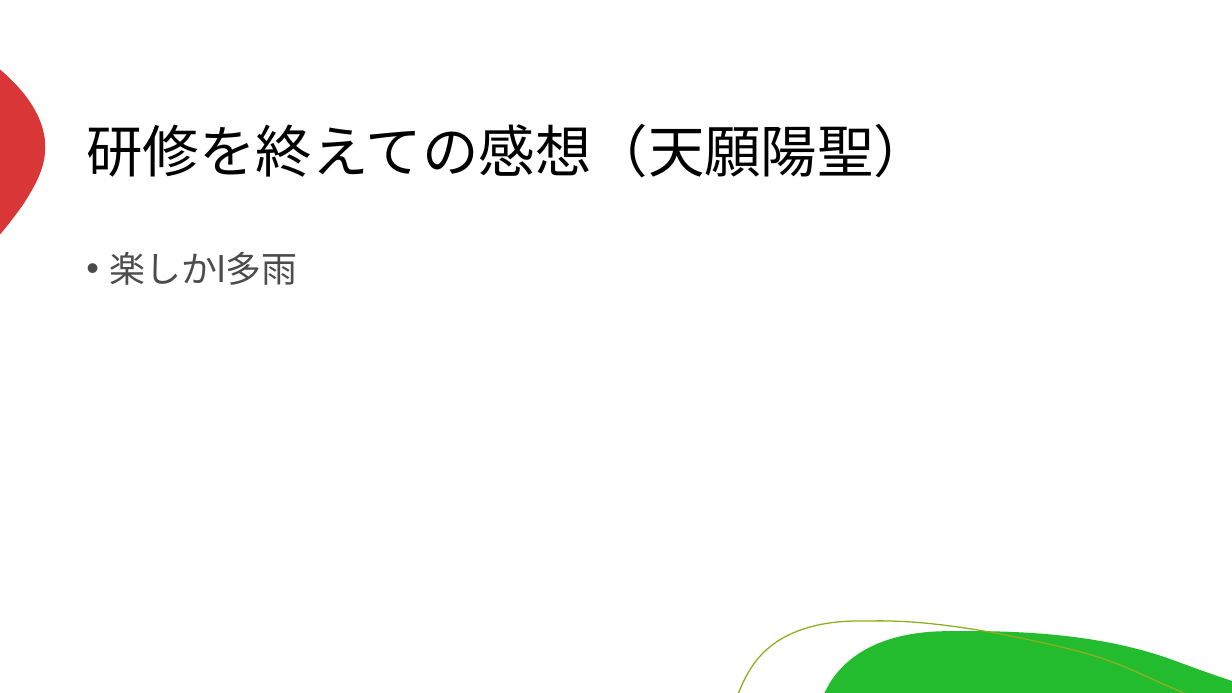
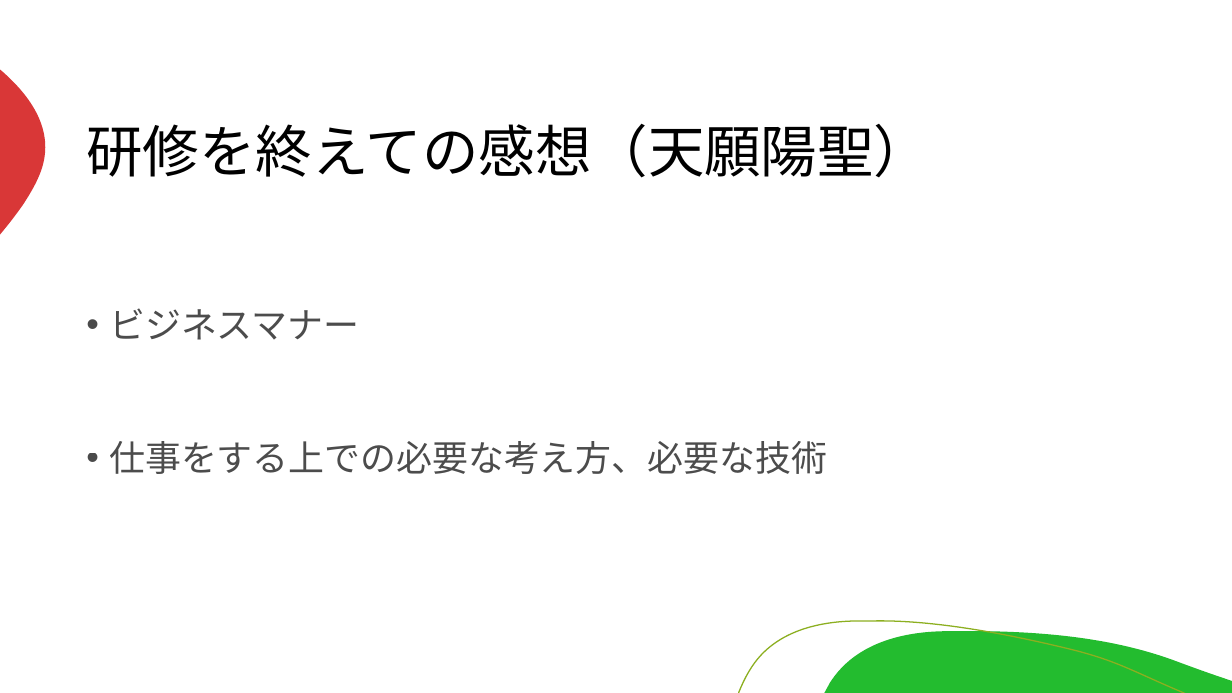
Before and after one commit to miyagiryusei/Excel, a slide deck: slide 18 of 発表資料.pptx (slide 19 before the commit). Drawn at 1232x693 pixels with LibreOffice and Linux fonts; fonts in the diff are those of the drawing. Boxes give left, top, right and bottom in pixels: in the first picture for what was removed or moved away, otherwise in the second. Text is boxed around its words. In the diff, an @@ line names an element or a change of style, - is before the commit and + after.

```diff
--- a/発表資料.pptx
+++ b/発表資料.pptx
@@ text at [109,308,827,474]: text changed @@
-• 楽しかl多雨
+• ビジネスマナー
+• 仕事をする上での必要な考え方、必要な技術
```
Also in this commit, not shown: 10 other slides changed.
